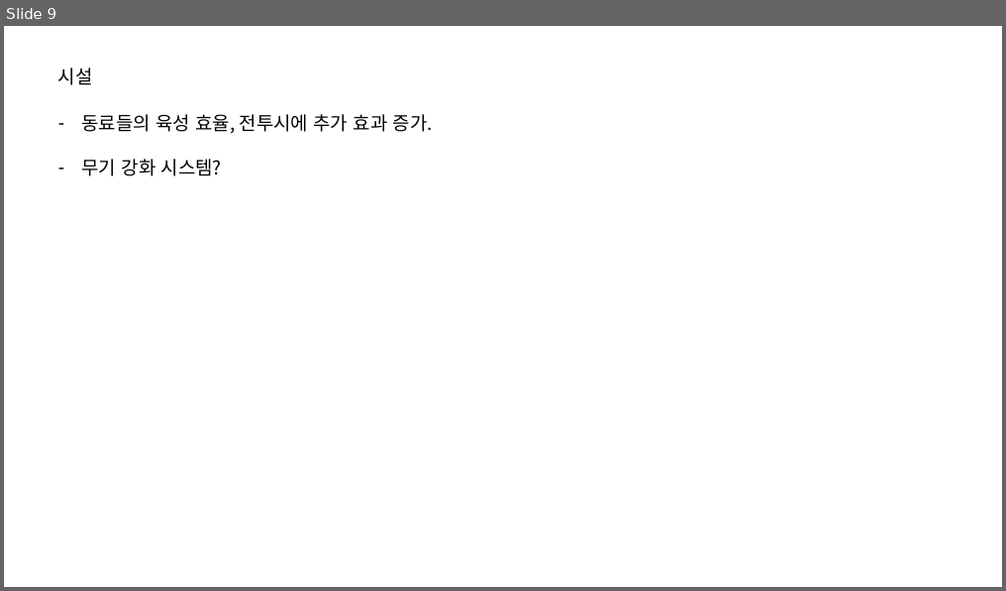
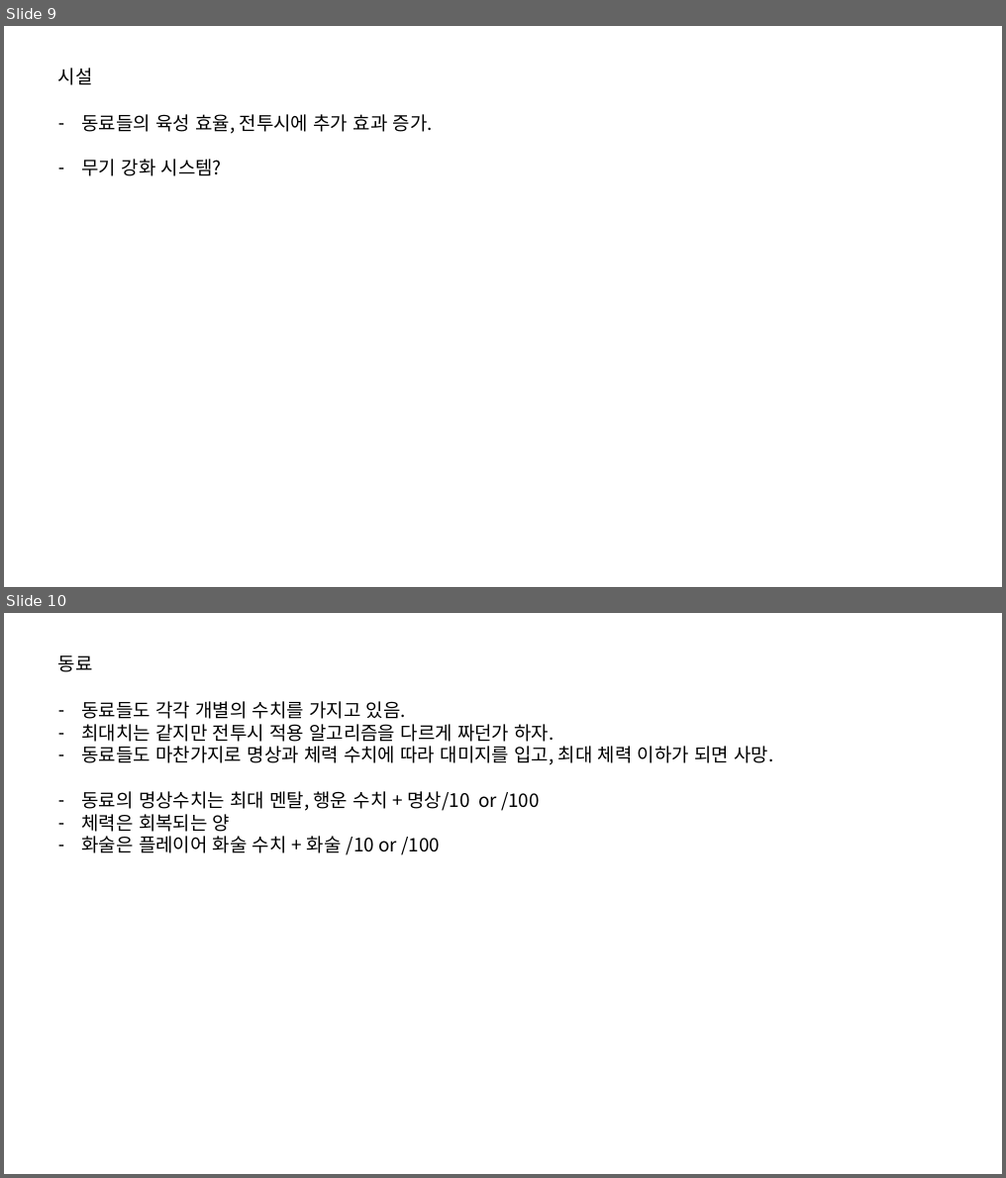
Before and after one commit to IdfKLeh/capstone, a slide deck: 육성.pptx. Shown one above the other, each under a label of ours: slide 9 before the commit, slides 9 and 10 after it. The pictures are 1006x591 and 1006x1178 pixels, drawn with LibreOffice and Linux fonts; fonts in the diff are those of the drawing. Boxes give left, top, right and bottom in pixels: in the first picture for what was removed or moved away, otherwise in the second. Text is boxed around its words. In the diff, an @@ line names an element or a change of style, - is before the commit and + after.

```diff
--- a/육성.pptx
+++ b/육성.pptx
@@ slide 10 added at bbox=[4, 613, 1002, 1174], background #FFFFFF @@
@@ text added at bbox=[58, 656, 93, 672], 18 pt, text #000000 @@
+동료
@@ text added at bbox=[82, 701, 773, 856], 18 pt, text #000000 @@
+– 동료들도 각각 개별의 수치를 가지고 있음.
+– 최대치는 같지만 전투시 적용 알고리즘을 다르게 짜던가 하자.
+– 동료들도 마찬가지로 명상과 체력 수치에 따라 대미지를 입고, 최대 체력 이하가 되면 사망.
+– 동료의 명상수치는 최대 멘탈, 행운 수치 + 명상/10 or /100
+– 체력은 회복되는 양
+– 화술은 플레이어 화술 수치 + 화술 /10 or /100
```
